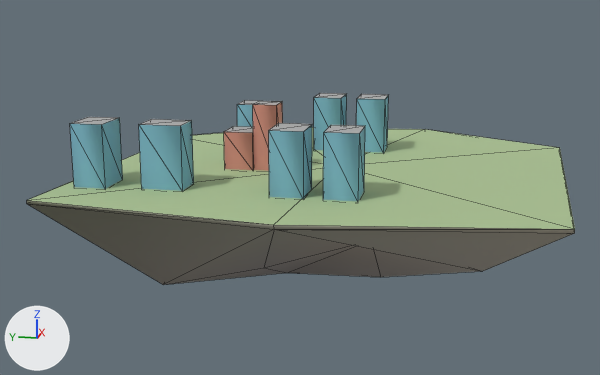
One commit to the glTF model godot_project/remake/sky/islands/SKY-067.lod2.glb: the scene before it, then after it.
The view is the same before and after, from a camera (50 mm lens) standing at (-375.0, -57.0, 83.0) and looking at (1.0, 18.0, -11.0). The axes (+X, +Y, +Z) are drawn at lower left. The lights are the same throughout. The older version comes first. Mesh edges are drawn as thin lines. Vertices at exactly the same position are counted once.

Objects in the first picture: 'buildings', 'deck', 'rock'.
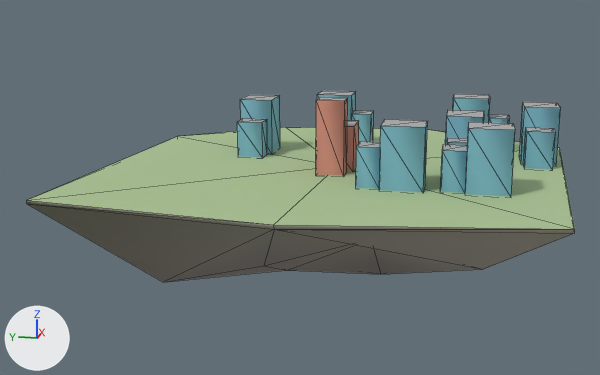
What differs and where, as boxes (x1, y1, x2, y2) in the pictures (600 x 375 px; the box of a moved part takes in the faces that stretch with it):
'buildings', reshaped: before (70, 93, 388, 201); after (237, 91, 561, 196)
part 1 of me_buildings, moved or reshaped: before (253, 101, 283, 171); after (316, 97, 348, 176)
part 2 of me_buildings, moved or reshaped: before (224, 126, 254, 170); after (347, 120, 359, 171)
part 3 of me_buildings, moved or reshaped: before (314, 93, 347, 150); after (317, 91, 356, 120)
part 4 of me_buildings, moved or reshaped: before (357, 94, 388, 153); after (352, 110, 374, 142)
part 5 of me_buildings, moved or reshaped: before (237, 100, 258, 127); after (519, 102, 561, 165)
part 6 of me_buildings, moved or reshaped: before (323, 125, 365, 201); after (523, 127, 556, 169)
part 7 of me_buildings, moved or reshaped: before (269, 123, 312, 199); after (453, 94, 490, 123)
part 8 of me_buildings, moved or reshaped: before (139, 119, 194, 191); after (489, 114, 510, 123)
part 9 of me_buildings, moved or reshaped: before (70, 117, 123, 189); after (240, 95, 280, 154)
part 10 of me_buildings, added (cyan): after (237, 118, 267, 157)
part 11 of me_buildings, added (cyan): after (379, 119, 428, 192)
part 12 of me_buildings, added (cyan): after (356, 141, 380, 189)
part 13 of me_buildings, added: after (445, 110, 484, 144)
part 14 of me_buildings, added (mostly hidden): after (447, 138, 468, 145)
part 15 of me_buildings, added (cyan): after (465, 122, 515, 196)
part 16 of me_buildings, added (cyan): after (441, 144, 468, 193)

The change, as a diff of the scene's bpy script:
```diff
--- a/godot_project/remake/sky/islands/SKY-067.lod2.glb.py
+++ b/godot_project/remake/sky/islands/SKY-067.lod2.glb.py
@@ me_buildings @@
-me_buildings.from_pydata(...)  # 72 vertices, 90 faces; spans x -62.3..54.1, y -17.5..102.0, z -0.5..30.1
+me_buildings.from_pydata(...)  # 128 vertices, 160 faces; spans x -42.5..64.0, y -99.8..52.8, z -0.5..33.3
+# me_buildings part 1: the loose piece of 8 vertices spanning x -15.7..-3.7, y 25.7..36.7, z -0.5..30.1 is scaled about its middle by (0.833, 1.14, 1.1), then moved by (-4.4, -30.2, 1.6)
+# me_buildings part 2: the loose piece of 8 vertices spanning x -16.2..-0.7, y 36.7..50.2, z -0.5..17.3 is scaled about its middle by (1.1, 1.15, 1.18), then moved by (7.8, -44.0, 1.6)
+# me_buildings part 3: the loose piece of 8 vertices spanning x 36.1..54.1, y 4.3..18.3, z -0.5..26.9 is scaled about its middle by (0.889, 1.29, 1), then moved by (10.8, -1.6, 0.0)
+# me_buildings part 4: the loose piece of 8 vertices spanning x 36.1..54.1, y -17.5..-3.5, z -0.5..26.9 is scaled about its middle by (0.694, 0.714, 0.65), then moved by (10.1, 6.2, -4.8)
+# me_buildings part 5: the loose piece of 8 vertices spanning x 5.0..19.0, y 31.7..49.7, z -0.5..26.9 is scaled about its middle by (1.29, 0.889, 1), then moved by (19.5, -132.5, 0.0)
+# me_buildings part 6: the loose piece of 8 vertices spanning x -62.3..-44.3, y -17.5..-3.5, z -0.5..26.9 is scaled about its middle by (0.556, 0.893, 0.65), then moved by (70.8, -80.5, -4.8)
+# me_buildings part 7: the loose piece of 8 vertices spanning x -62.3..-44.3, y 4.3..18.3, z -0.5..26.9 is scaled about its middle by (0.889, 1.29, 1), then moved by (109.2, -70.9, 0.0)
+# me_buildings part 8: the loose piece of 8 vertices spanning x -59.2..-45.2, y 55.4..73.4, z -0.5..26.9 is scaled about its middle by (0.893, 0.556, 0.65), then moved by (107.4, -138.0, -4.8)
+# me_buildings part 9: the loose piece of 8 vertices spanning x -62.3..-44.3, y 88.0..102.0, z -0.5..26.9 is scaled about its middle by (1, 1.14, 1), then moved by (84.8, -50.2, 0.0)
+# me_buildings part 10: the loose piece of 8 vertices spanning x 5.0..19.0, y 31.7..49.7, z -0.5..26.9 is copied, and the copy is scaled about its middle by (0.714, 0.694, 0.65), then moved by (5.5, 4.9, -4.8); it spans x 12.6..22.5, y 39.3..51.8, z -0.5..17.3
+# me_buildings part 11: the loose piece of 8 vertices spanning x -62.3..-44.3, y -17.5..-3.5, z -0.5..26.9 is copied, and the copy is scaled about its middle by (0.889, 1.29, 1), then moved by (18.7, -22.0, 0.0); it spans x -42.5..-26.6, y -41.5..-23.5, z -0.5..26.9
+# me_buildings part 12: the loose piece of 8 vertices spanning x -62.3..-44.3, y -17.5..-3.5, z -0.5..26.9 is copied, and the copy is scaled about its middle by (0.694, 0.714, 0.65), then moved by (19.5, -8.0, -4.8); it spans x -40.0..-27.5, y -23.5..-13.5, z -0.5..17.3
+# me_buildings part 13: the loose piece of 8 vertices spanning x 36.1..54.1, y -17.5..-3.5, z -0.5..26.9 is copied, and the copy is scaled about its middle by (1, 1.14, 1), then moved by (-48.0, -46.4, 0.0); it spans x -11.9..6.2, y -64.9..-48.9, z -0.5..26.9
+# me_buildings part 14: the loose piece of 8 vertices spanning x -62.3..-44.3, y -17.5..-3.5, z -0.5..26.9 is copied, and the copy is scaled about its middle by (0.556, 0.893, 0.65), then moved by (36.4, -45.6, -4.8); it spans x -21.9..-11.9, y -62.4..-49.9, z -0.5..17.3
+# me_buildings part 15: the loose piece of 8 vertices spanning x -62.3..-44.3, y -17.5..-3.5, z -0.5..26.9 is copied, and the copy is scaled about its middle by (0.889, 1.29, 1), then moved by (18.7, -56.9, 0.0); it spans x -42.5..-26.6, y -76.4..-58.4, z -0.5..26.9
+# me_buildings part 16: the loose piece of 8 vertices spanning x -62.3..-44.3, y -17.5..-3.5, z -0.5..26.9 is copied, and the copy is scaled about its middle by (0.694, 0.714, 0.65), then moved by (19.5, -42.9, -4.8); it spans x -40.0..-27.5, y -58.4..-48.4, z -0.5..17.3
 me_buildings.materials.append(mat_sky_lod_bldg)
```
